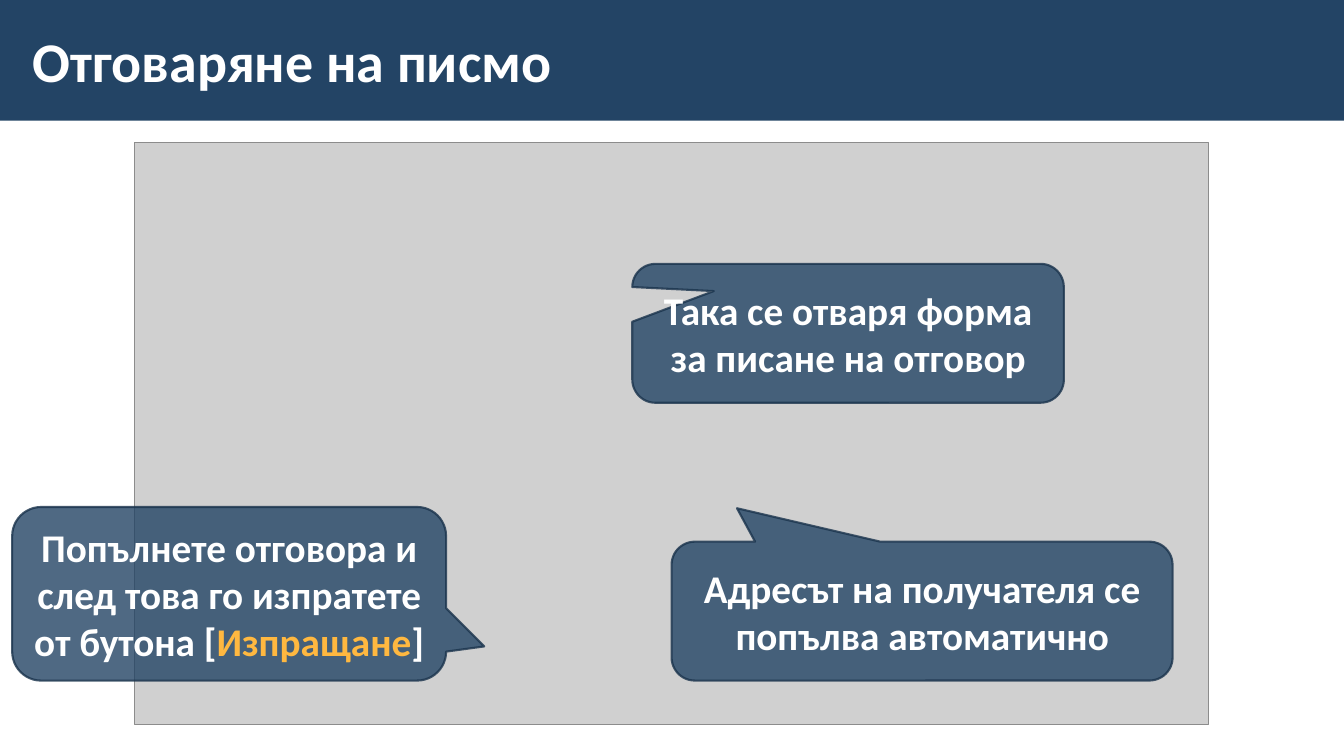
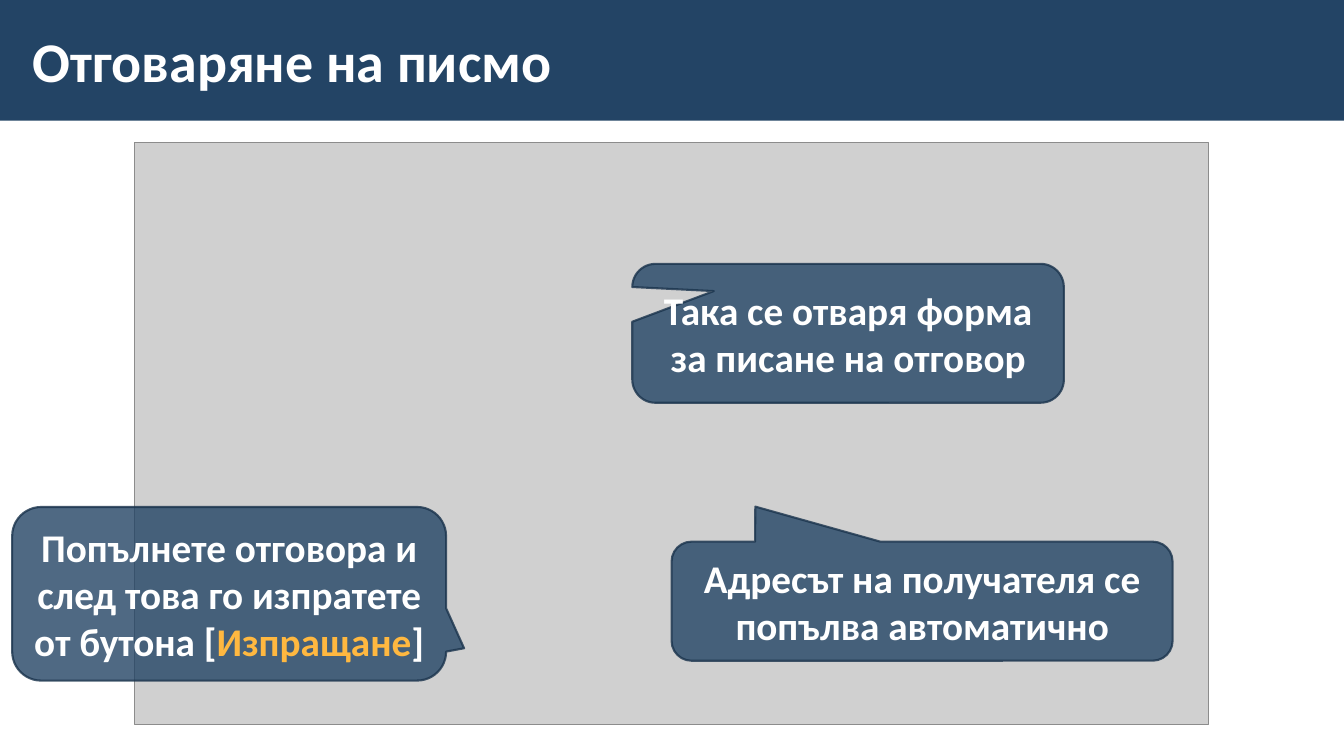
Before and after one commit to BG-IT-Edu/School-Programming, a slide deck: slide 26 of Courses/Computer-Modeling-and-IT/Computer-Modeling-and-IT-5-Class/07-Email/07-Email.pptx. Drawn at 1344x756 pixels with LibreOffice and Linux fonts; fonts in the diff are those of the drawing; grey boxes stand for pictures; background and template pictures are left out. Boxes give left, top, right and bottom in pixels: in the first picture for what was removed or moved away, otherwise in the second. Text is boxed around its words. In the diff, an @@ line names an element or a change of style, - is before the commit and + after.

```diff
--- a/Courses/Computer-Modeling-and-IT/Computer-Modeling-and-IT-5-Class/07-Email/07-Email.pptx
+++ b/Courses/Computer-Modeling-and-IT/Computer-Modeling-and-IT-5-Class/07-Email/07-Email.pptx
@@ rounded speech box "Адресът на получателя се попълва ...": place and size @@
-rounded speech box "Адресът на получателя се попълва ..." at bbox=[671, 541, 1173, 681]
+rounded speech box "Адресът на получателя се попълва ..." at bbox=[671, 541, 1173, 660]
@@ rounded speech box "Адресът на получателя се попълва ..." at bbox=[671, 541, 1173, 660]: proportions changed @@
```
Also in this commit, not shown: 5 other slides changed, 3 other files.
